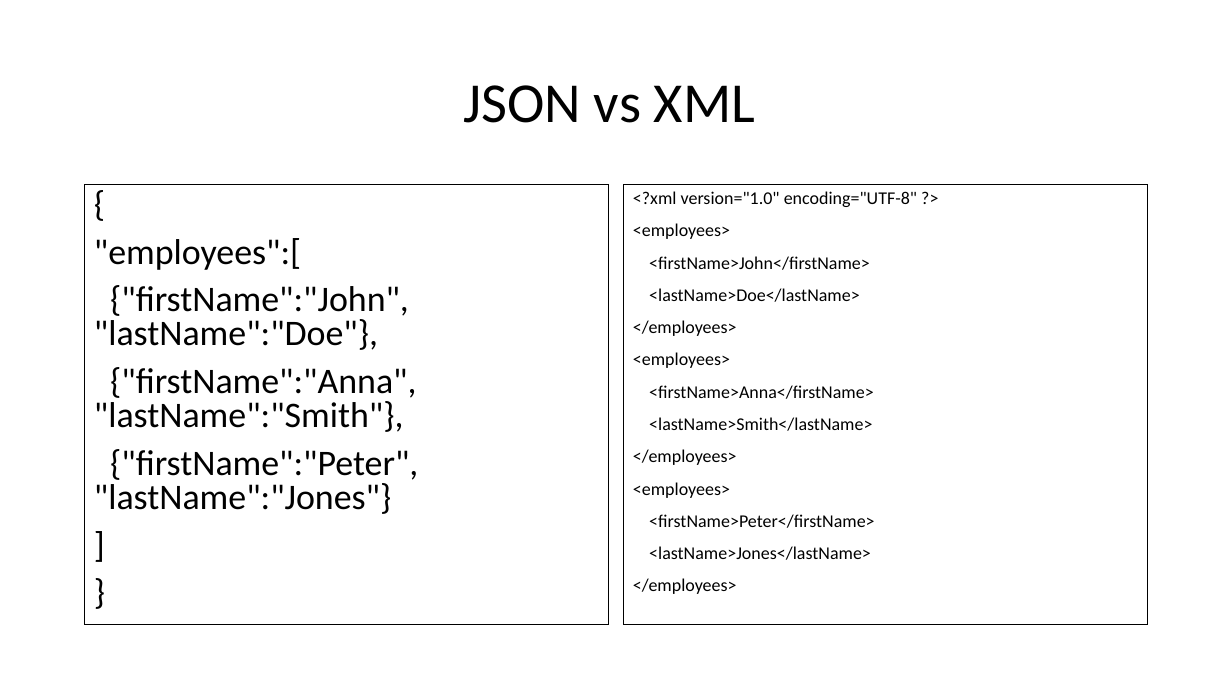
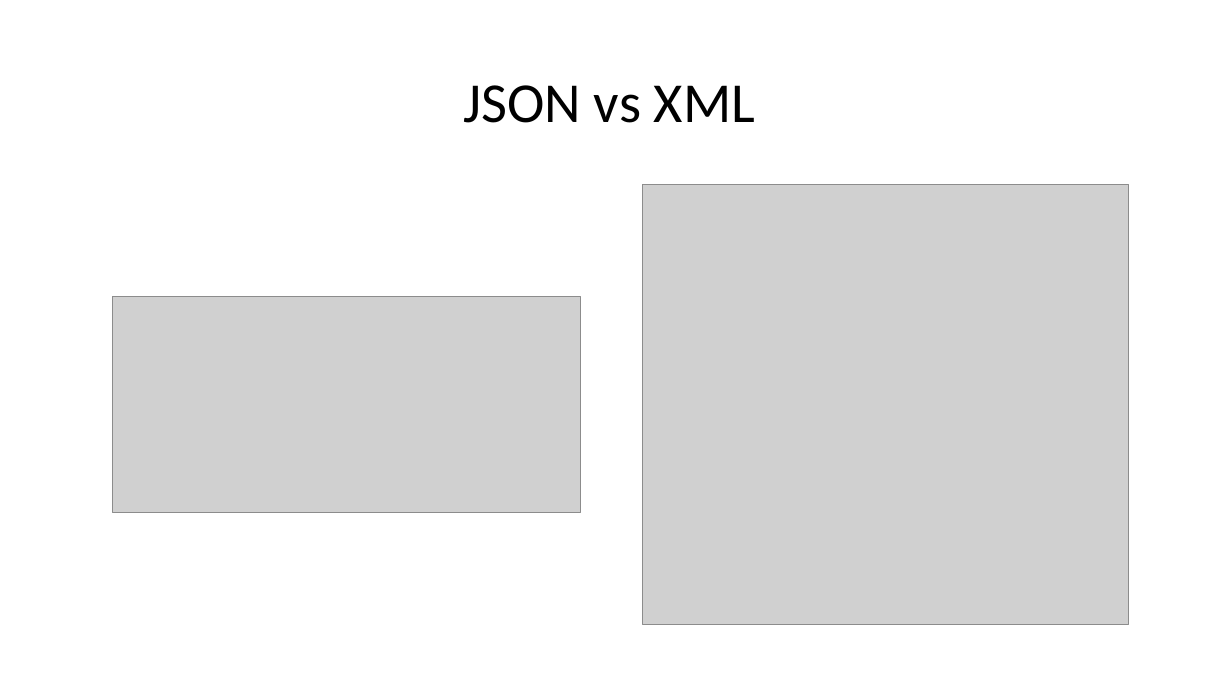
Before and after one commit to motazsaad/Exploratory-Analysis-of-Big-Data, a slide deck: slide 55 of PPT slides/02 EDABDC - Data Models - part 1.pptx. Drawn at 1232x693 pixels with LibreOffice and Linux fonts; fonts in the diff are those of the drawing; grey boxes stand for pictures. Boxes give left, top, right and bottom in pixels: in the first picture for what was removed or moved away, otherwise in the second. Text is boxed around its words. In the diff, an @@ line names an element or a change of style, - is before the commit and + after.

```diff
--- a/PPT slides/02 EDABDC - Data Models - part 1.pptx
+++ b/PPT slides/02 EDABDC - Data Models - part 1.pptx
@@ text removed at (85, 185, 609, 625) @@
-{
-"employees":[
-{"firstName":"John", "lastName":"Doe"},
-{"firstName":"Anna", "lastName":"Smith"},
-{"firstName":"Peter", "lastName":"Jones"}
-]
-}
@@ text removed at (624, 185, 1148, 625) @@
-<?xml version="1.0" encoding="UTF-8" ?>
-<employees>
-<firstName>John</firstName>
-<lastName>Doe</lastName>
-</employees>
-<employees>
-<firstName>Anna</firstName>
-<lastName>Smith</lastName>
-</employees>
-<employees>
-<firstName>Peter</firstName>
-<lastName>Jones</lastName>
-</employees>
@@ picture added at (642, 185, 1129, 625) @@
@@ picture added at (113, 296, 580, 512) @@
```
Also in this commit, not shown: 7 other slides changed, 1 slide added, 1 slide removed.
